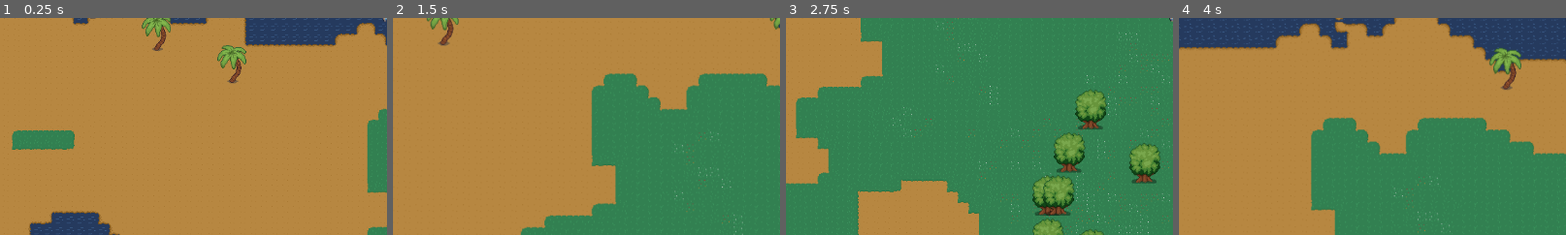
Above: before the commit, frames 1-4 (left to right).
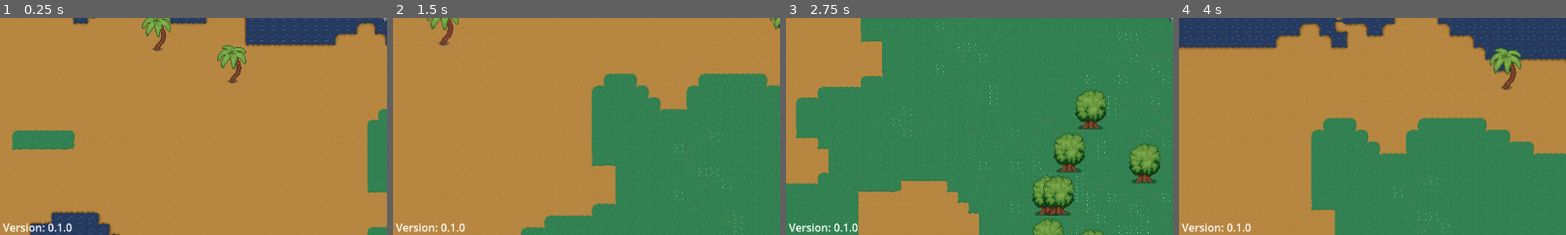
Above: after the commit, the same moments.

Repository: twiederk/PirateGame
Game: Godot game, scene res://world/proc_gen_world.tscn
Same seed, same stepped clock (60 frames per second), same inputs: the game is played once before the commit and once after it.
Inputs (mouse positions are % of the whole screen's width and height, from its top left):
- Up to frame 1 (0.25 s): no input
- Up to frame 2 (1.5 s): tap Enter at 0.5 s; move the mouse to (72, 45) at 0.52 s; press the mouse at (72, 45) at 0.53 s; hold D (right) 0.53-1.28 s; move the mouse to (30, 55) at 1.27 s; release the mouse at (30, 55) at 1.28 s; hold S (down) from 1.28 s (still down); tap Mouse wheel up (zoom_in) at 1.35 s
- Up to frame 3 (2.75 s): move the mouse to (60, 28) at 2.02 s; release S (down) at 2.03 s; hold D (right) from 2.03 s (still down); tap Mouse wheel down (zoom_out) at 2.1 s
- Up to frame 4 (4 s): move the mouse to (45, 70) at 2.77 s; release D (right) at 2.78 s; hold W (up) 2.78-3.53 s; click (45, 70) at 2.85 s; move the mouse to (80, 65) at 3.52 s; hold A (left) from 3.53 s (still down); tap Mouse wheel up (zoom_in) at 3.6 s
The pictures show only the part of the screen within x 0-50%, y 50-100%; the shares and areas given below are measured in that part.

The runs differ from the first frame. In frame 1, 0.4% of the frame differs, in the area x 0-19%, y 94-99%; in frame 2, 0.3%; in frame 3, 0.4%; in frame 4, 0.3%.

Commit message:
Added version widget

Diff:
--- /dev/null
+++ b/godot4/gui/version_widget.gd
@@ -0,0 +1,8 @@
+class_name VersionWidget
+extends Control
+
+@onready var version_label = $VersionLabel
+
+
+func _ready():
+	version_label.text = " Version: " + ProjectSettings.get_setting("application/config/version")
--- /dev/null
+++ b/godot4/gui/version_widget.tscn
@@ -0,0 +1,23 @@
+[gd_scene format=3 uid="uid://bpkpuwnv5gy7d"]
+
+[ext_resource type="Script" uid="uid://dgdhtb4e05cdh" path="res://gui/version_widget.gd" id="1_xartf"]
+
+[node name="VersionWidget" type="Control"]
+layout_mode = 3
+anchors_preset = 15
+anchor_right = 1.0
+anchor_bottom = 1.0
+grow_horizontal = 2
+grow_vertical = 2
+mouse_filter = 2
+script = ExtResource("1_xartf")
+
+[node name="VersionLabel" type="Label" parent="."]
+layout_mode = 1
+anchors_preset = 2
+anchor_top = 1.0
+anchor_bottom = 1.0
+offset_top = -23.0
+offset_right = 83.0
+grow_vertical = 0
+text = "myVersion"
--- a/godot4/world/proc_gen_world.gd
+++ b/godot4/world/proc_gen_world.gd
@@ -34,12 +34,15 @@
 @onready var camera_2d = $Player/Camera2D
 
 
-func _ready():
+func _ready() -> void:
+	if not OS.has_feature("editor"):
+		get_window().mode = Window.MODE_EXCLUSIVE_FULLSCREEN
 	noise = noise_texture.noise
 	tree_noise = tree_noise_texture.noise
 	generate_world()
 
-func generate_world():
+
+func generate_world() -> void:
 	var noise_val: float
 	var tree_noise_val: float
 
--- a/godot4/world/proc_gen_world.tscn
+++ b/godot4/world/proc_gen_world.tscn
@@ -3,6 +3,7 @@
 [ext_resource type="Script" uid="uid://p4v3vmf7tiha" path="res://world/proc_gen_world.gd" id="1_p51ow"]
 [ext_resource type="TileSet" uid="uid://cikokysmabvnd" path="res://data/tileset.tres" id="2_btogb"]
 [ext_resource type="PackedScene" uid="uid://nt74txyyhp2d" path="res://Characters/player.tscn" id="3_wx8f2"]
+[ext_resource type="PackedScene" path="res://gui/version_widget.tscn" id="4_btogb"]
 
 [sub_resource type="Gradient" id="Gradient_y5bgd"]
 interpolation_mode = 1
@@ -67,3 +68,7 @@
 
 [node name="Camera2D" type="Camera2D" parent="Player" unique_id=462744124]
 position = Vector2(0, -6)
+
+[node name="gui" type="CanvasLayer" parent="." unique_id=2091008981]
+
+[node name="VersionWidget" parent="gui" unique_id=521969044 instance=ExtResource("4_btogb")]
Not shown, added: godot4/gui/version_widget.gd.uid
